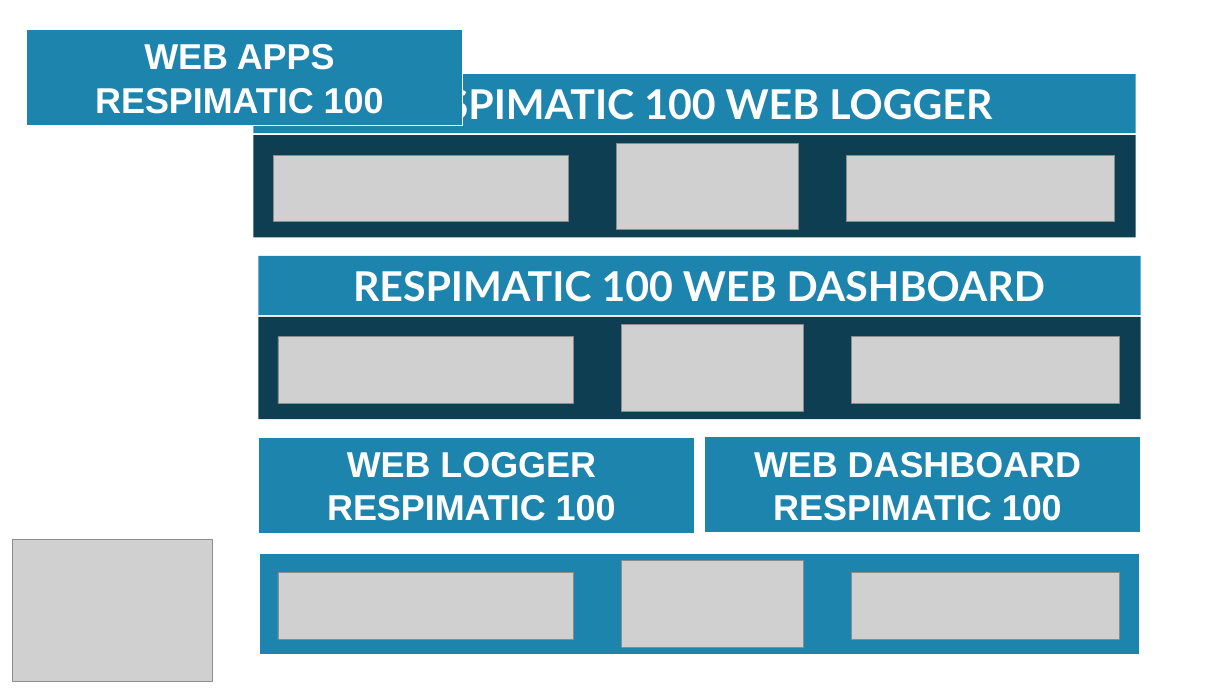
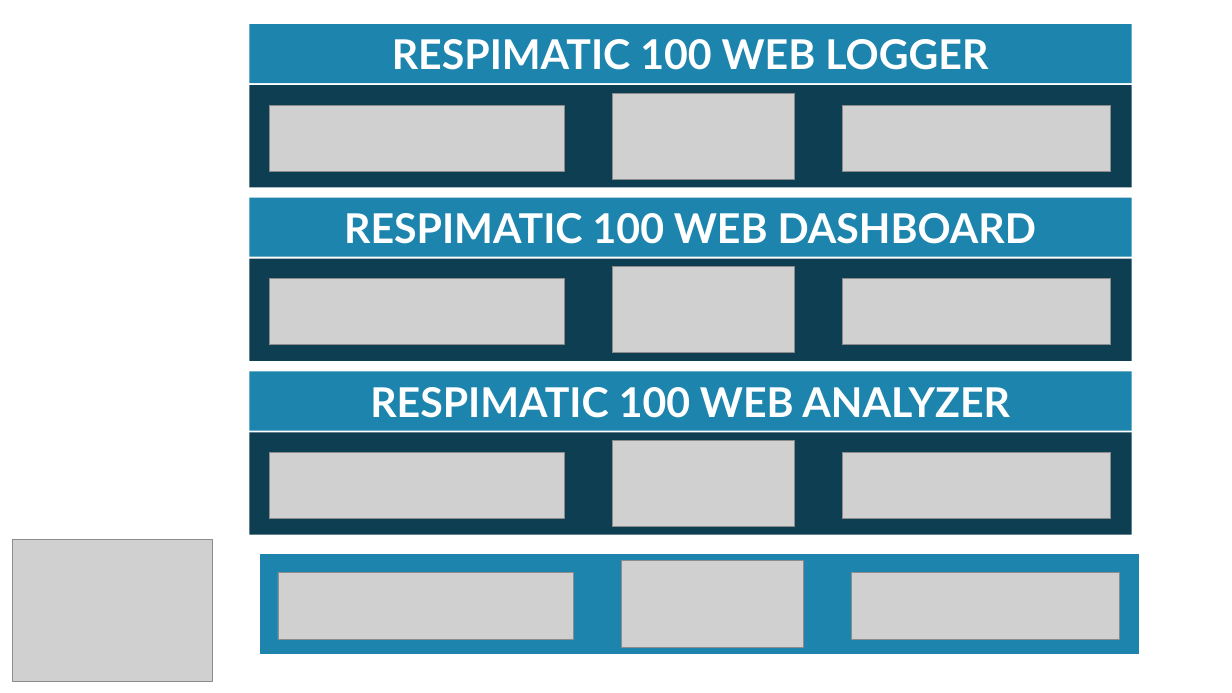
Before and after one commit to sunilmeister/sunilmeister.github.io, a slide deck: slide 1 of Logo.pptx. Drawn at 1232x693 pixels with LibreOffice and Linux fonts; fonts in the diff are those of the drawing; grey boxes stand for pictures. Boxes give left, top, right and bottom in pixels: in the first picture for what was removed or moved away, otherwise in the second. Text is boxed around its words. In the diff, an @@ line names an element or a change of style, - is before the commit and + after.

```diff
--- a/Logo.pptx
+++ b/Logo.pptx
@@ rectangle removed at (26, 30, 462, 126) @@
-WEB APPS
-RESPIMATIC 100
@@ 3 pictures, 2 rectangles: place and size @@
-3 pictures, 2 rectangles at (253, 74, 1136, 238)
+3 pictures, 2 rectangles at (250, 24, 1132, 188)
@@ 3 pictures, 2 rectangles: place and size @@
-3 pictures, 2 rectangles at (259, 256, 1141, 420)
+3 pictures, 2 rectangles at (250, 198, 1132, 361)
@@ group added at (250, 372, 1132, 535): 3 pictures, 2 rectangles @@
+RESPIMATIC 100 WEB ANALYZER
@@ rectangle removed at (259, 437, 695, 533) @@
-WEB LOGGER
-RESPIMATIC 100
@@ rectangle removed at (704, 437, 1141, 533) @@
-WEB DASHBOARD
-RESPIMATIC 100
```
Also in this commit, not shown: 1 slide added, 9 other files.
